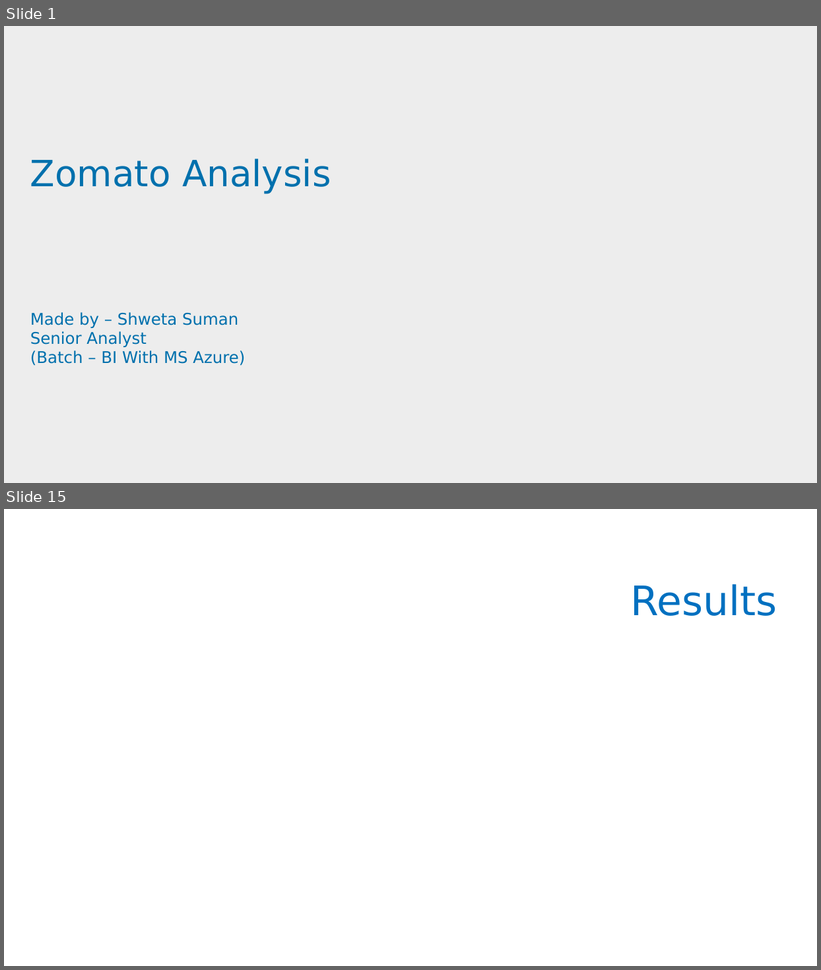
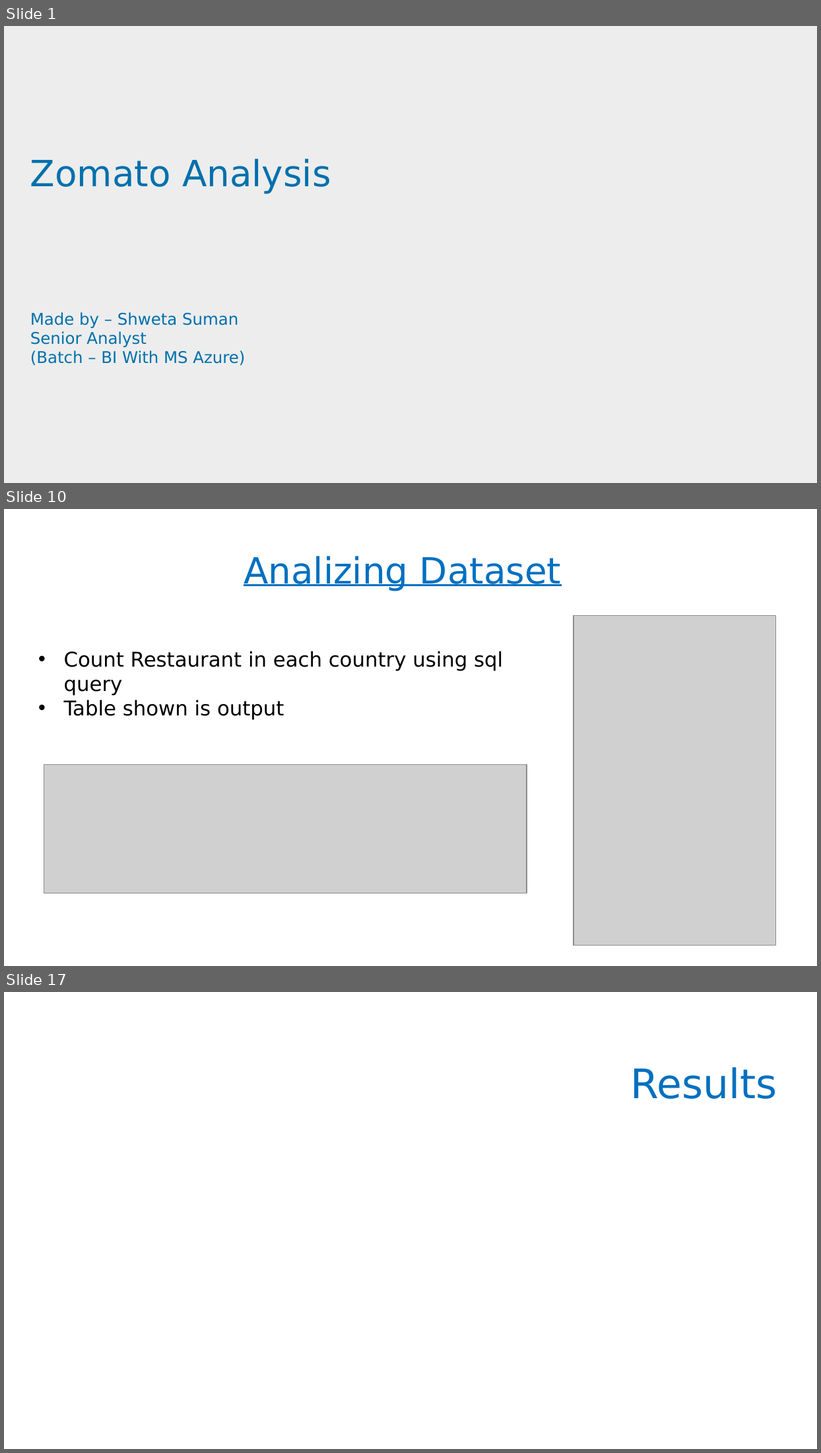
Before and after one commit to shwetasuman1/suttu, a slide deck: projectzomato (3).pptx. Shown one above the other, each under a label of ours: slides 1 and 15 before the commit, slides 1, 10 and 17 after it; the slides between them are not shown. The pictures are 821x970 and 821x1453 pixels, drawn with LibreOffice and Linux fonts; fonts in the diff are those of the drawing; grey boxes stand for pictures; background and template pictures are left out. Boxes give left, top, right and bottom in pixels: in the first picture for what was removed or moved away, otherwise in the second. Text is boxed around its words. In the diff, an @@ line names an element or a change of style, - is before the commit and + after.

```diff
--- a/projectzomato (3).pptx
+++ b/projectzomato (3).pptx
@@ slide 10 added at <box>4,509,817,966</box>, background #FFFFFF @@
@@ title added at <box>244,556,561,591</box>, 32 pt, text #0070C0, underline @@
+Analizing Dataset
@@ picture added at <box>574,615,776,946</box> @@
@@ text added at <box>64,651,503,720</box>, 18 pt, text #000000 @@
+• Count Restaurant in each country using sql query
+• Table shown is output
@@ picture added at <box>44,765,527,894</box> @@
@@ what was slide 15 is now slide 17 @@
```
Also in this commit, not shown: 10 slides changed, 4 other slides added, 3 slides removed.
